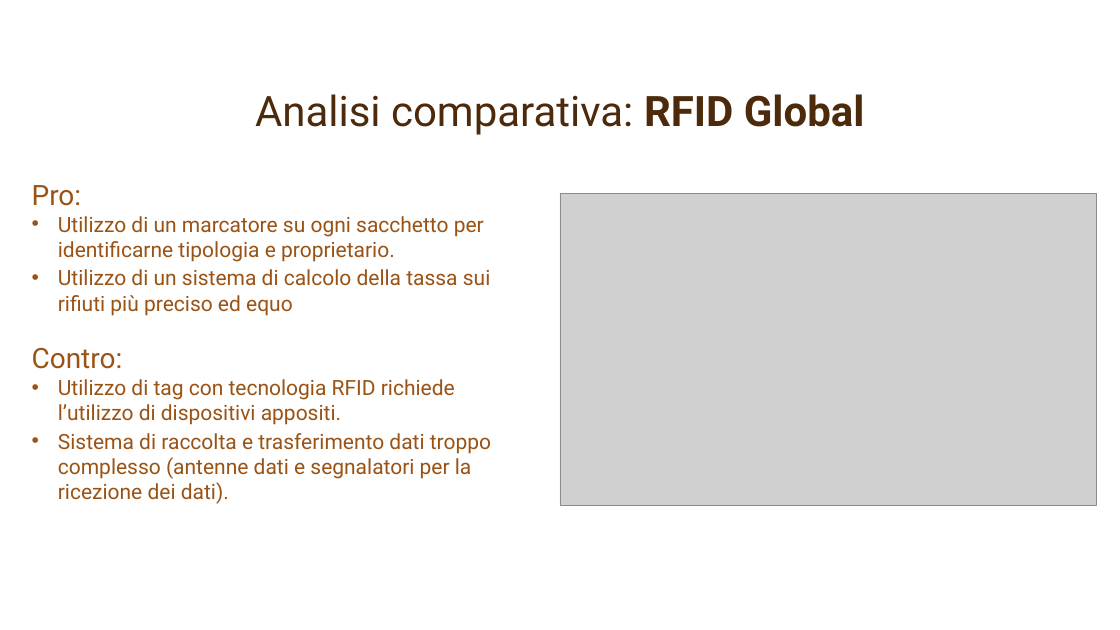
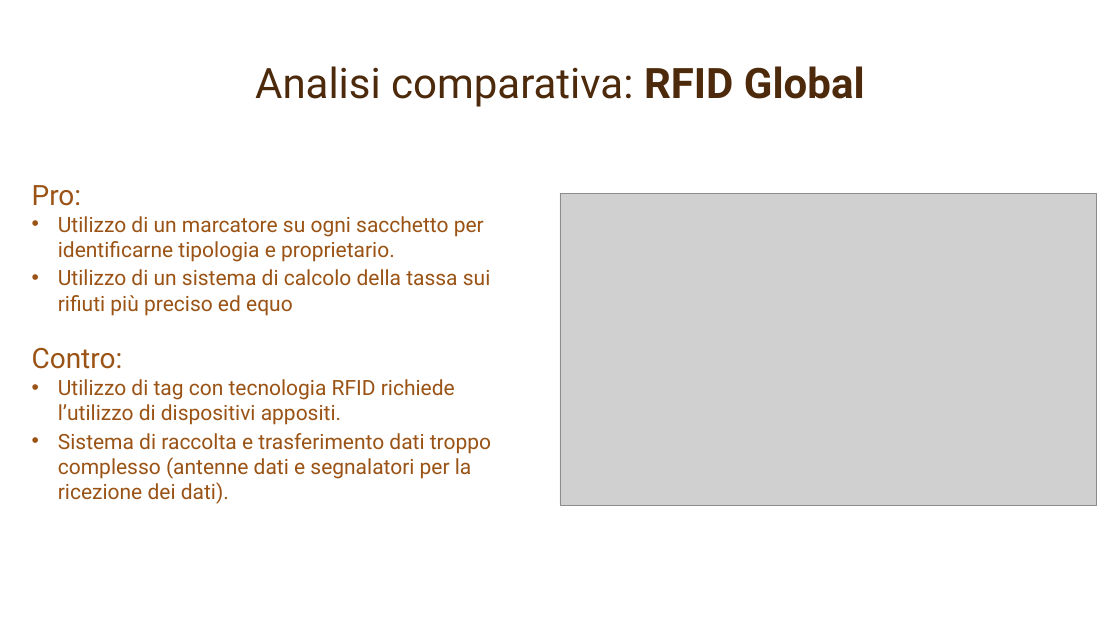
Before and after one commit to mcastellaneta/Recyclapp, a slide deck: slide 13 of Presentazione IUM/RecyclApp.pptx. Drawn at 1120x630 pixels with LibreOffice and Linux fonts; fonts in the diff are those of the drawing; grey boxes stand for pictures; background and template pictures are left out. Boxes give left, top, right and bottom in pixels: in the first picture for what was removed or moved away, otherwise in the second. Text is boxed around its words. In the diff, an @@ line names an element or a change of style, - is before the commit and + after.

```diff
--- a/Presentazione IUM/RecyclApp.pptx
+++ b/Presentazione IUM/RecyclApp.pptx
@@ title "Analisi comparativa: RFID Global": place and size @@
-title "Analisi comparativa: RFID Global" at (255, 94, 865, 135)
+title "Analisi comparativa: RFID Global" at (255, 66, 865, 107)
```
Also in this commit, not shown: 23 other slides changed.
